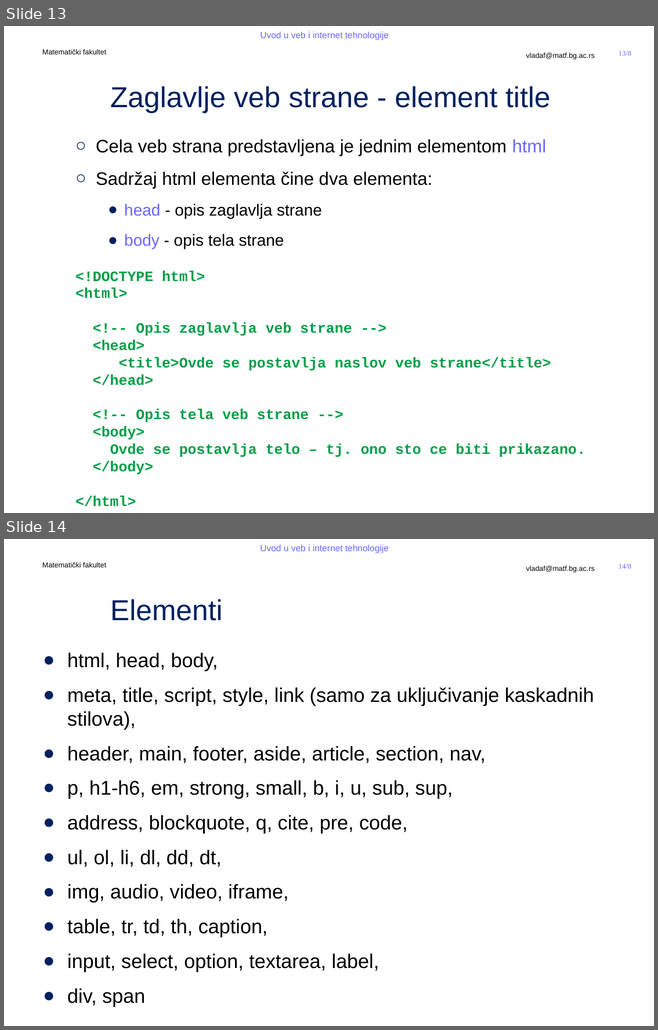
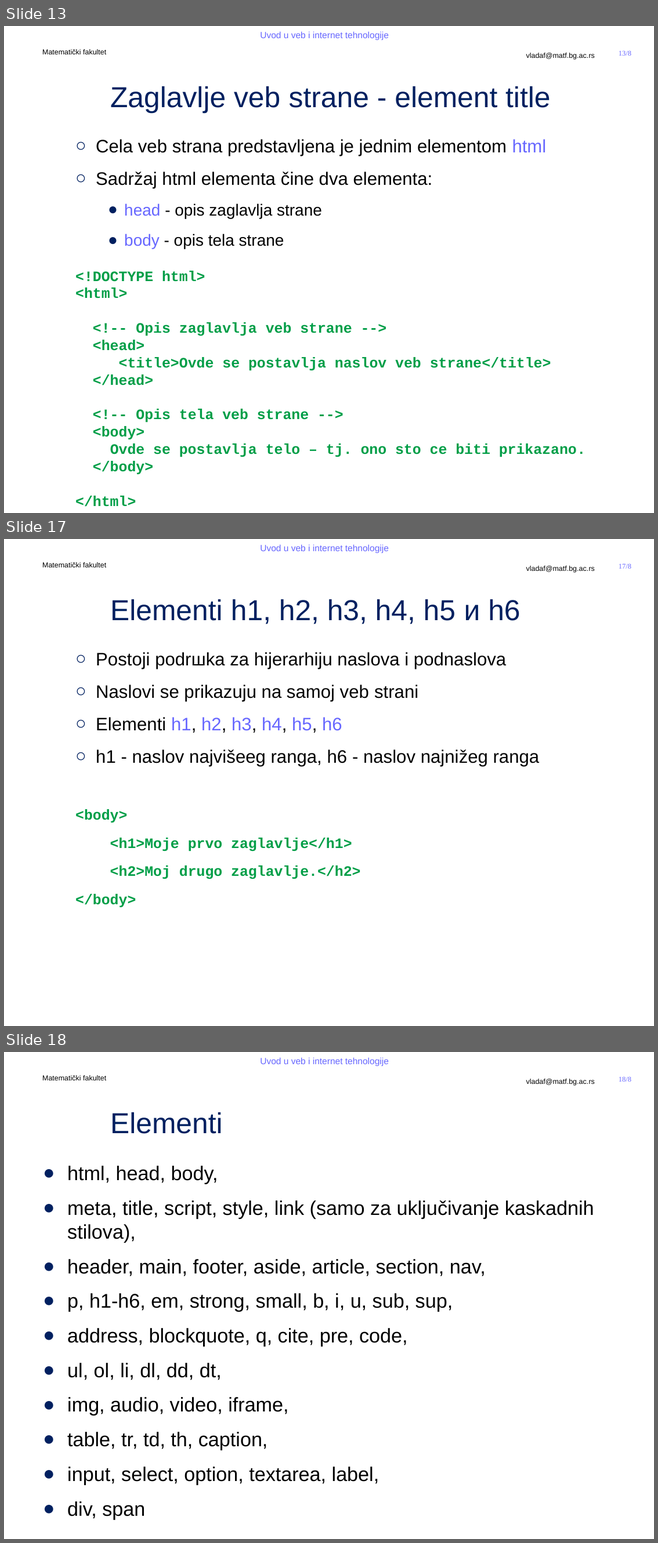
Before and after one commit to MatfUVIT/info, a slide deck: predavanja/prezentacije/UVIT03-01-HTML 5.pptx. Shown one above the other, each under a label of ours: slides 13 and 14 before the commit, slides 13, 17 and 18 after it; the slides between them are not shown. The pictures are 658x1030 and 658x1543 pixels, drawn with LibreOffice and Linux fonts; fonts in the diff are those of the drawing; background and template pictures are left out. Boxes give left, top, right and bottom in pixels: in the first picture for what was removed or moved away, otherwise in the second. Text is boxed around its words. In the diff, an @@ line names an element or a change of style, - is before the commit and + after.

```diff
--- a/predavanja/prezentacije/UVIT03-01-HTML 5.pptx
+++ b/predavanja/prezentacije/UVIT03-01-HTML 5.pptx
@@ slide 17 added at (x1=4, y1=539, x2=654, y2=1026), background #FFFFFF; not listed: 5 template elements that a slide beside it also shows @@
@@ title added at (x1=110, y1=599, x2=520, y2=624), 32 pt, text #002060 @@
+Elementi h1, h2, h3, h4, h5 и h6
@@ text added at (x1=75, y1=652, x2=539, y2=907), 20 pt, text #000000 @@
+  ○ Postoji podrшka za hijerarhiju naslova i podnaslova
+  ○ Naslovi se prikazuju na samoj veb strani
+  ○ Elementi h1, h2, h3, h4, h5, h6
+  ○ h1 - naslov najvišeeg ranga, h6 - naslov najnižeg ranga
+  <body>
+  <h1>Moje prvo zaglavlje</h1>
+  <h2>Moj drugo zaglavlje.</h2>
+  </body>
@@ what was slide 14 is now slide 18 @@
@@ page number at (x1=618, y1=1077, x2=631, y2=1082): text changed @@
-14/8
+18/8
```
Also in this commit, not shown: 1 slide changed, 3 other slides added, 13 other files.
